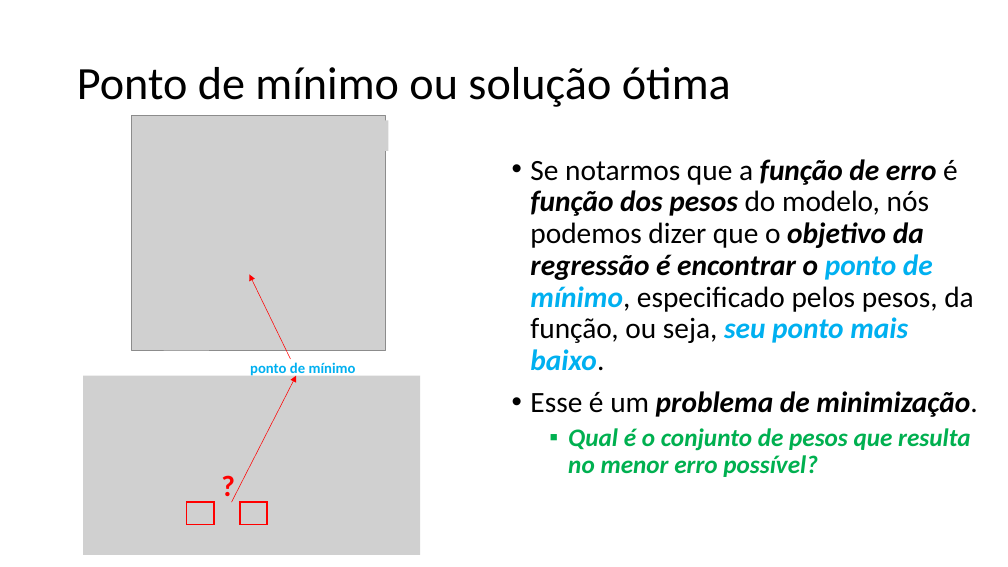
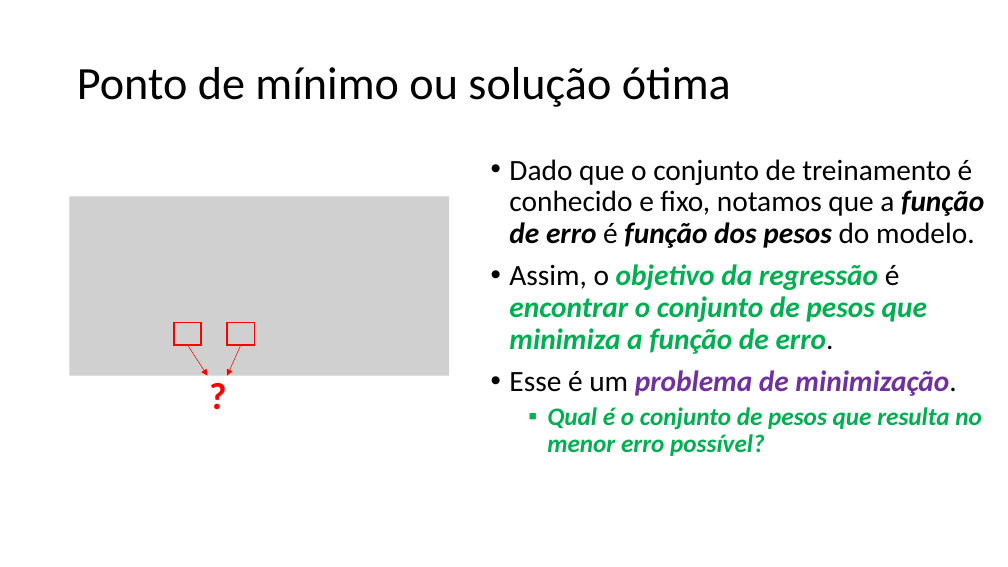
Before and after one commit to zz4fap/tp557-iot-ml, a slide deck: slide 24 of slides/TP557_5_Medindo_a_precisão_de_um_modelo_de_ML.pptx (slide 20 before the commit). Drawn at 1008x567 pixels with LibreOffice and Linux fonts; fonts in the diff are those of the drawing; grey boxes stand for pictures. Boxes give left, top, right and bottom in pixels: in the first picture for what was removed or moved away, otherwise in the second. Text is boxed around its words. In the diff, an @@ line names an element or a change of style, - is before the commit and + after.

Commit message:
update of slides

```diff
--- a/slides/TP557_5_Medindo_a_precisão_de_um_modelo_de_ML.pptx
+++ b/slides/TP557_5_Medindo_a_precisão_de_um_modelo_de_ML.pptx
@@ picture removed at box(132, 115, 386, 350) @@
@@ picture removed at box(343, 120, 389, 150) @@
@@ text "Dado que o conjunto de ...": place and size @@
-text "Dado que o conjunto de ..." at box(530, 159, 977, 477)
+text "Dado que o conjunto de ..." at box(509, 159, 984, 456)
@@ text at box(509, 159, 984, 354): text changed @@
-• Se notarmos que a função de erro é função dos pesos do modelo, nós podemos dizer que o objetivo da regressão é encontrar o ponto de mínimo, especificado pelos pesos, da função, ou seja, seu ponto mais baixo.
+• Dado que o conjunto de treinamento é conhecido e fixo, notamos que a função de erro é função dos pesos do modelo.
+• Assim, o objetivo da regressão é encontrar o conjunto de pesos que minimiza a função de erro.
@@ picture added at box(70, 197, 449, 376) @@
@@ picture removed at box(164, 320, 209, 350) @@
@@ rectangle: place and size @@
-rectangle at box(187, 502, 214, 525)
+rectangle at box(174, 322, 201, 345)
@@ rectangle: place and size @@
-rectangle at box(240, 502, 267, 525)
+rectangle at box(228, 322, 255, 345)
@@ arrow added from (188, 345) to (207, 376), #FF0000 0.5 pt @@
@@ arrow moved from (290, 359) - (250, 274) to (241, 345) - (228, 376) @@
@@ picture removed at box(83, 376, 420, 555) @@
@@ text "?": place and size @@
-text "?" at box(214, 464, 271, 507)
+text "?" at box(202, 368, 259, 421)
@@ text "?" at box(202, 368, 259, 421): size 28 to 36 pt @@
@@ arrow removed from (231, 502) to (296, 376) @@
@@ text removed at box(250, 362, 356, 378) @@
-ponto de mínimo
@@ text at box(509, 370, 956, 396): text colour #000000 to #7030A0 in "problema de minimização." @@
```
Also in this commit, not shown: 14 other slides changed, 7 slides added, 1 other file.
